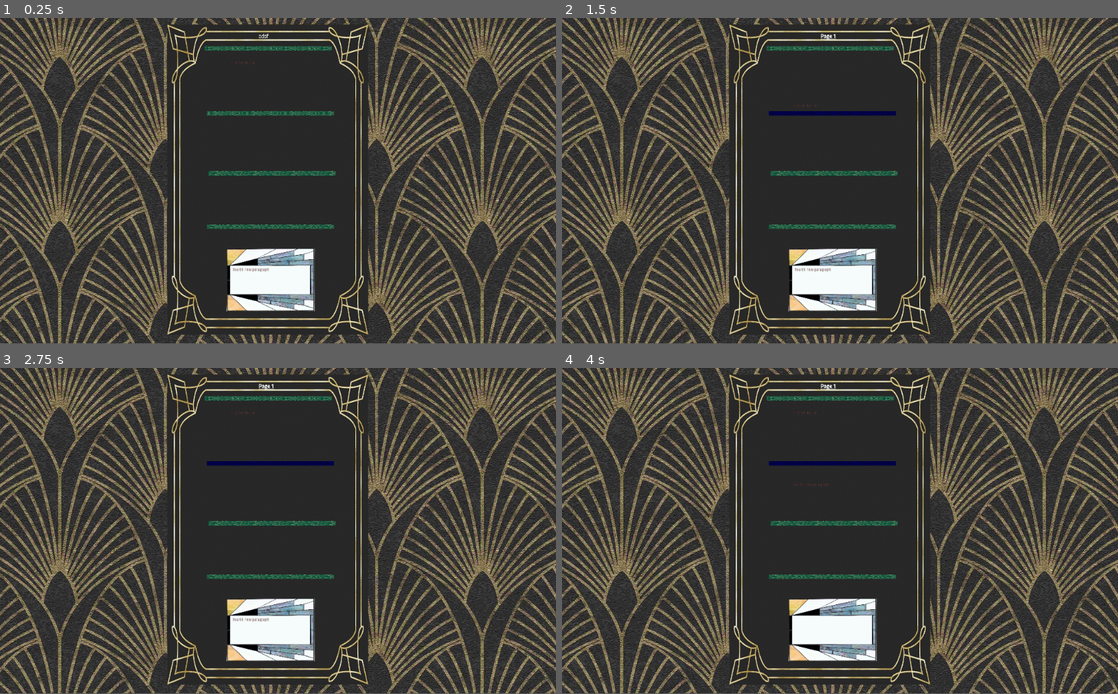
Above: before the commit, frames 1-4 (two rows, left to right).
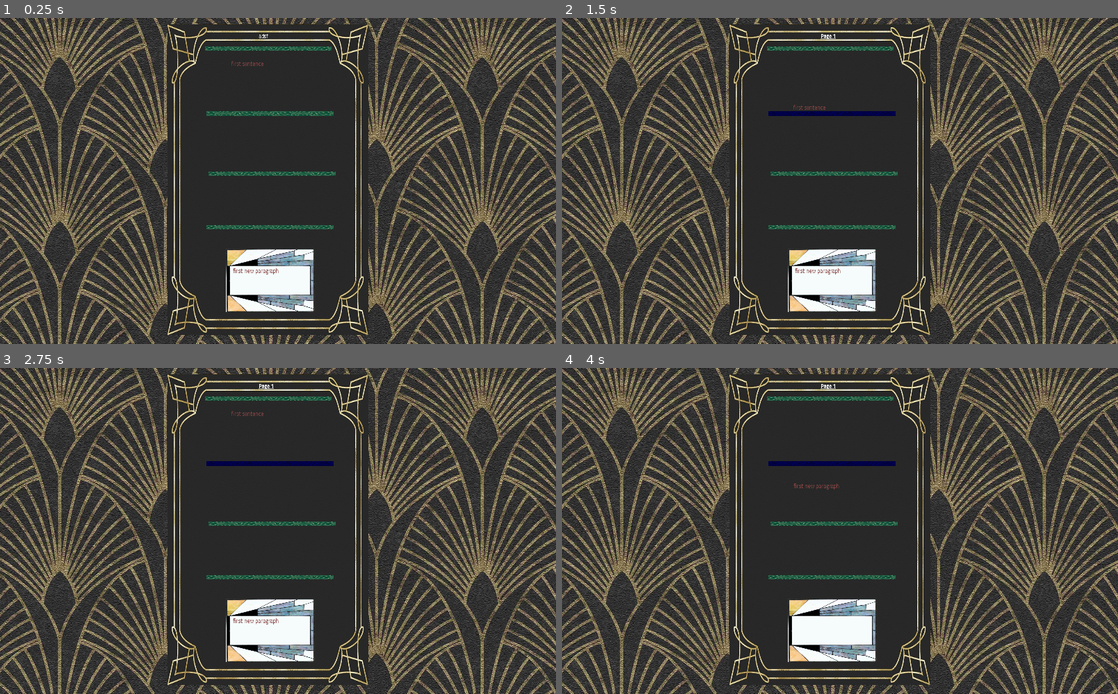
Above: after the commit, the same moments.

Repository: NiklasRiewald/GGJ2020
Game: Godot game, scene res://rich_text_bbcode.tscn
Same seed, same stepped clock (60 frames per second), same inputs: the game is played once before the commit and once after it.
Inputs (mouse positions are in pixels of both pictures, inside the frame that each line leads up to):
- Up to frame 1 (0.25 s): no input
- Up to frame 2 (1.5 s): tap Enter at 0.5 s; drag from (862, 63) to (751, 37) at 0.52 s; tap Space at 1.25 s; drag from (828, 73) to (828, 203) at 1.27 s
- Up to frame 3 (2.75 s): tap Enter at 2 s; move the mouse to (266, 495) at 2.02 s; click (266, 495) at 2.17 s
- Up to frame 4 (4 s): tap Space at 2.75 s; drag from (828, 553) to (828, 423) at 2.77 s; tap Enter at 3.5 s; drag from (834, 628) to (828, 495) at 3.52 s
The window is 800x468 before the commit and 800x469 after it. Grey fills any space a smaller window leaves; there, only what the larger window draws over its background counts as a difference.

The runs differ from the first frame. In frame 1, 19% of the frame differs, in the area x 0-100%, y 0-100%; in frame 2, 19%; in frame 3, 19%; in frame 4, 19%.
Error before the commit: Invalid get index '2' (on base: 'Array'). (res://DragableText.gd:97)
Error after the commit: Invalid set index '2' (on base: 'Array') with value of type 'String' (res://DragableText.gd:92)

Commit message:
new update
new update

Diff:
--- a/DragableText.gd
+++ b/DragableText.gd
@@ -20,13 +20,9 @@
 
 var originalSiteIndex = 0
 
-var currentPage = 0
-
-var end_text = "You now have all parts of the story. Click here if you think you have figured out the correct order!"
-
 var logs
 
-var isEndText = false
+var popUp: AcceptDialog
 
 # Called when the node enters the scene tree for the first time.
 func _ready():
@@ -42,6 +38,7 @@
 		get_node("../Text3/RichTextLabel")
 	]
 	newParagraph = get_node("../TextNew/RichTextLabel")
+	popUp = get_node("../AcceptDialog")
 	logs = get_node("../Log")
 
 	numberSeparators=len(separators)
@@ -57,8 +54,7 @@
 
 	originalPosition = get_global_position()
 
-	_push_new_update()
-	_update_paragraphs()
+	logs._update_paragraphs()
 
 
 func _process(delta):
@@ -66,7 +62,7 @@
 	var currentMouseY = get_global_mouse_position().y
 
 	if dragMouse:
-		if isEndText:
+		if logs.isEndText and get_node("RichTextLabel") == newParagraph:
 			_end_game()
 
 		set_global_position(
@@ -81,25 +77,20 @@
 			set_global_position(originalPosition)
 			print(logs.paragraphs)
 			var textToInsert = get_node("RichTextLabel").bbcode_text
-			var index_to_insert = currentPage * (numberSeparators -1) + active_text_index
-			if isNewParagraph:
-				if len(logs.paragraphs) % (numberSeparators -1) == 1 and active_text_index == 2:
-					logs.paragraphs.insert(
-						index_to_insert -1,
-						""
-					)
+			var index_to_insert = logs.current_position * (numberSeparators -1) + active_text_index
+			if isNewParagraph and len(logs.paragraphs) >= index_to_insert:
 				logs.paragraphs.insert(
 					index_to_insert,
 					textToInsert
 				)
-				_push_new_update()
+				logs._push_new_update()
 			else:
-				var textToSwitch = logs.paragraphs[index_to_insert]
-				logs.paragraphs[index_to_insert] = textToInsert
-				var index_to_switch_from = currentPage * (numberSeparators -1) + originalSiteIndex
-				print(index_to_switch_from)
-				logs.paragraphs[index_to_switch_from] = textToSwitch
-			_update_paragraphs()
+				if len(logs.paragraphs) > index_to_insert:
+					var textToSwitch = logs.paragraphs[index_to_insert]
+					logs.paragraphs[index_to_insert] = textToInsert
+					var index_to_switch_from = logs.current_position * (numberSeparators -1) + originalSiteIndex
+					logs.paragraphs[index_to_switch_from] = textToSwitch
+			logs._update_paragraphs()
 
 		hadActiveDragLastFrame = false
 
@@ -117,14 +108,7 @@
 	lastMouseX = get_global_mouse_position().x
 	lastMouseY = get_global_mouse_position().y
 
-func _update_paragraphs():
-	var start_index = currentPage * (numberSeparators - 1)
-	var end_index = start_index + numberSeparators - 1
-	var j = 0
-	for i in range(start_index, end_index):
-		if i < len(logs.paragraphs):
-			texts[j].set_bbcode(logs.paragraphs[i])
-			j +=1
+
 
 func _toggle_separator(separator_index):
 	for separator in separators:
@@ -140,12 +124,15 @@
 			dragMouse=false
 	pass
 
-func _push_new_update():
-	if len(logs.new_paragraphs) > 0:
-		newParagraph.set_bbcode(logs.new_paragraphs.pop_front())
+func _end_game():
+	dragMouse=false
+	popUp.set_title("")
+	if _correct_solution():
+		popUp.set_text("Congratulations! You figured it out correctly!")
 	else:
-		newParagraph.set_bbcode(end_text)
-		isEndText = true
+		popUp.set_text("Sorry, but the story is still somewhat out of order.")
+	popUp.popup_centered()
+	print("end_game!")
 
-func _end_game():
-	print("end_game!")
+func _correct_solution():
+	return logs.paragraphs == logs.correct_solution
--- a/Log.gd
+++ b/Log.gd
@@ -1,17 +1,8 @@
 extends RichTextLabel
 
+var numberSeparators = 4
 
-# Declare member variables here. Examples:
-# var a = 2
-# var b = "text"
-
-
-# Called when the node enters the scene tree for the first time.
-func _ready():
-	pass # Replace with function body.
-
-
-var texts = [
+var pageTitles = [
 	"[b][u]Page 1[/u][/b]",
 	"[b][u]Page 2[/u][/b]",
 	"[b][u]Page 3[/u][/b]",
@@ -27,6 +18,16 @@
 var new_paragraphs = [
 	"first new paragraph",
 	"seconds new paragraph",
+	"seventh new paragraph",
+	"fourth new paragraph",
+	"fifth new paragraph",
+	"sixth new paragraph",
+]
+
+var correct_solution = [
+	"first sentence",
+	"first new paragraph",
+	"seconds new paragraph",
 	"third new paragraph",
 	"fourth new paragraph",
 	"fifth new paragraph",
@@ -34,7 +35,25 @@
 	"seventh new paragraph",
 ]
 
+var texts
+
+var end_text = "You now have all parts of the story. Click here if you think you have figured out the correct order!"
+
 var current_position = 0
+
+var newParagraph
+
+var isEndText = false
+
+func _ready():
+	texts = [
+		get_node("../Text1/RichTextLabel"),
+		get_node("../Text2/RichTextLabel"),
+		get_node("../Text3/RichTextLabel")
+	]
+
+	newParagraph = get_node("../TextNew/RichTextLabel")
+	_push_new_update()
 
 func _input(event):
 	if event is InputEventMouseButton:
@@ -45,6 +64,26 @@
 					 current_position-=1
 			# nach vorne blättern
 			if event.button_index == BUTTON_WHEEL_DOWN:
-				if current_position != len(texts) - 1:
+				if current_position != len(pageTitles) - 1:
 					 current_position+=1
-	set_bbcode(texts[current_position])
+	set_bbcode(pageTitles[current_position])
+	_update_paragraphs()
+
+func _update_paragraphs():
+	var start_index = current_position * (numberSeparators - 1)
+	var end_index = start_index + numberSeparators - 1
+	for k in range(0, numberSeparators-1):
+		texts[k].set_bbcode("")
+
+	var j = 0
+	for i in range(start_index, end_index):
+		if i < len(paragraphs):
+			texts[j].set_bbcode(paragraphs[i])
+			j +=1
+
+func _push_new_update():
+	if len(new_paragraphs) > 0:
+		newParagraph.set_bbcode(new_paragraphs.pop_front())
+	else:
+		newParagraph.set_bbcode(end_text)
+		isEndText = true
--- /dev/null
+++ b/awesome_theme.tres
@@ -0,0 +1,28 @@
+[gd_resource type="Theme" load_steps=3 format=2]
+
+[ext_resource path="res://Titillium-Regular.otf" type="DynamicFontData" id=1]
+
+[sub_resource type="DynamicFont" id=6]
+size = 21
+outline_color = Color( 0.52549, 0.254902, 0.254902, 1 )
+font_data = ExtResource( 1 )
+
+[resource]
+default_font = SubResource( 6 )
+RichTextLabel/colors/default_color = Color( 1, 1, 1, 1 )
+RichTextLabel/colors/font_color_selected = Color( 0.49, 0.49, 0.49, 1 )
+RichTextLabel/colors/font_color_shadow = Color( 0, 0, 0, 0 )
+RichTextLabel/colors/selection_color = Color( 0.1, 0.1, 1, 0.8 )
+RichTextLabel/constants/line_separation = 1
+RichTextLabel/constants/shadow_as_outline = 0
+RichTextLabel/constants/shadow_offset_x = 1
+RichTextLabel/constants/shadow_offset_y = 1
+RichTextLabel/constants/table_hseparation = 3
+RichTextLabel/constants/table_vseparation = 3
+RichTextLabel/fonts/bold_font = SubResource( 6 )
+RichTextLabel/fonts/bold_italics_font = null
+RichTextLabel/fonts/italics_font = null
+RichTextLabel/fonts/mono_font = null
+RichTextLabel/fonts/normal_font = SubResource( 6 )
+RichTextLabel/styles/focus = null
+RichTextLabel/styles/normal = null
--- a/project.godot
+++ b/project.godot
@@ -19,6 +19,10 @@
 run/main_scene="res://rich_text_bbcode.tscn"
 config/icon="res://icon.png"
 
+[display]
+
+window/stretch/mode="2d"
+
 [gdnative]
 
 singletons=[  ]
--- a/rich_text_bbcode.tscn
+++ b/rich_text_bbcode.tscn
@@ -11,6 +11,7 @@
 [ext_resource path="res://Log.gd" type="Script" id=9]
 [ext_resource path="res://separator.png" type="Texture" id=10]
 [ext_resource path="res://document.jpg" type="Texture" id=11]
+[ext_resource path="res://awesome_theme.tres" type="Theme" id=12]
 
 [sub_resource type="DynamicFont" id=1]
 size = 20
@@ -63,13 +64,14 @@
 [node name="Log" type="RichTextLabel" parent="Document"]
 anchor_right = 1.0
 anchor_bottom = 1.0
-margin_left = 251.825
-margin_top = -14.4658
-margin_right = 551.825
-margin_bottom = 185.534
+margin_left = 252.0
+margin_top = -14.0
+margin_right = 355.0
+margin_bottom = 5.0
 mouse_filter = 2
 size_flags_horizontal = 2
 size_flags_vertical = 2
+theme = ExtResource( 12 )
 custom_fonts/bold_italics_font = SubResource( 1 )
 custom_fonts/italics_font = SubResource( 2 )
 custom_fonts/bold_font = SubResource( 3 )
@@ -96,6 +98,7 @@
 margin_right = 280.0
 margin_bottom = 80.0
 mouse_filter = 2
+theme = ExtResource( 12 )
 custom_colors/default_color = Color( 0.541176, 0.270588, 0.270588, 1 )
 scroll_active = false
 __meta__ = {
@@ -115,6 +118,7 @@
 margin_right = 280.0
 margin_bottom = 80.0
 mouse_filter = 2
+theme = ExtResource( 12 )
 custom_colors/default_color = Color( 0.541176, 0.270588, 0.270588, 1 )
 scroll_active = false
 __meta__ = {
@@ -134,6 +138,7 @@
 margin_right = 280.0
 margin_bottom = 80.0
 mouse_filter = 2
+theme = ExtResource( 12 )
 custom_colors/default_color = Color( 0.541176, 0.270588, 0.270588, 1 )
 scroll_active = false
 __meta__ = {
@@ -180,6 +185,7 @@
 margin_right = 280.0
 margin_bottom = 80.0
 mouse_filter = 2
+theme = ExtResource( 12 )
 custom_colors/default_color = Color( 0.541176, 0.270588, 0.270588, 1 )
 text = "Lorem ipsum dolor sit amet, consetetur sadipscing elitr, sed diam nonumy eirmod tempor invidunt ut labore et do …(332 unchanged characters)…
 scroll_active = false
@@ -191,6 +197,13 @@
 position = Vector2( 139.97, 39.4119 )
 z_index = 12
 shape = SubResource( 5 )
+
+[node name="AcceptDialog" type="AcceptDialog" parent="Document"]
+margin_left = -154.051
+margin_top = 149.757
+margin_right = -46.051
+margin_bottom = 207.757
+window_title = "Warnung!"
 [connection signal="meta_clicked" from="Document/Log" to="." method="_on_RichTextLabel_meta_clicked"]
 [connection signal="input_event" from="Document/Text1" to="Document/Text1" method="_on_Area2D_input_event"]
 [connection signal="input_event" from="Document/Text2" to="Document/Text2" method="_on_Area2D_input_event"]
Not shown: 1 places in rich_text_bbcode.tscn that only renumber resources
